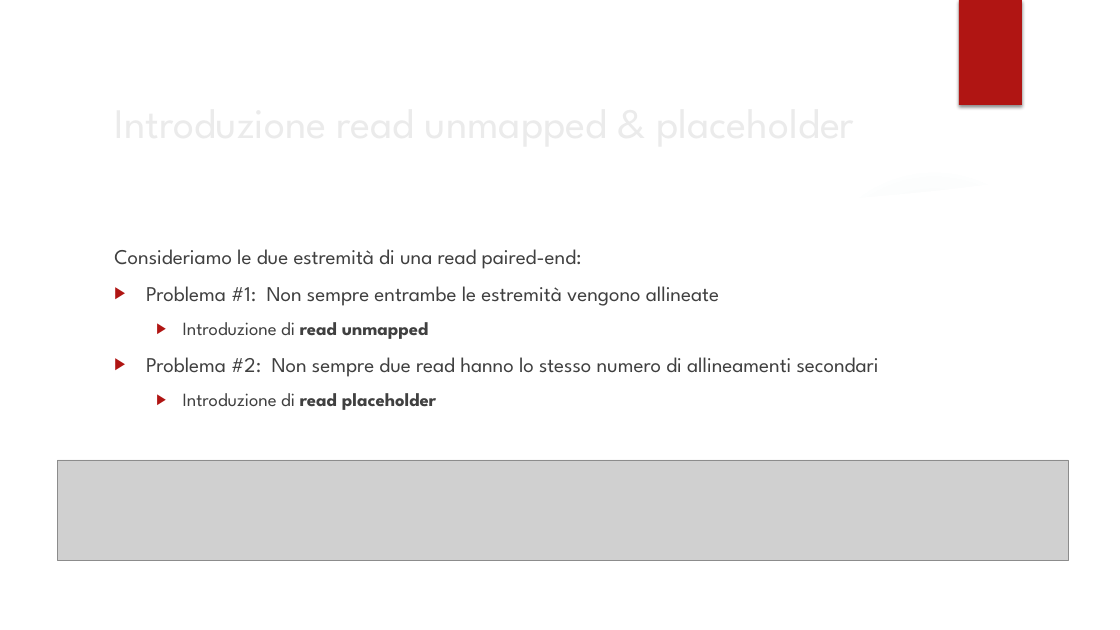
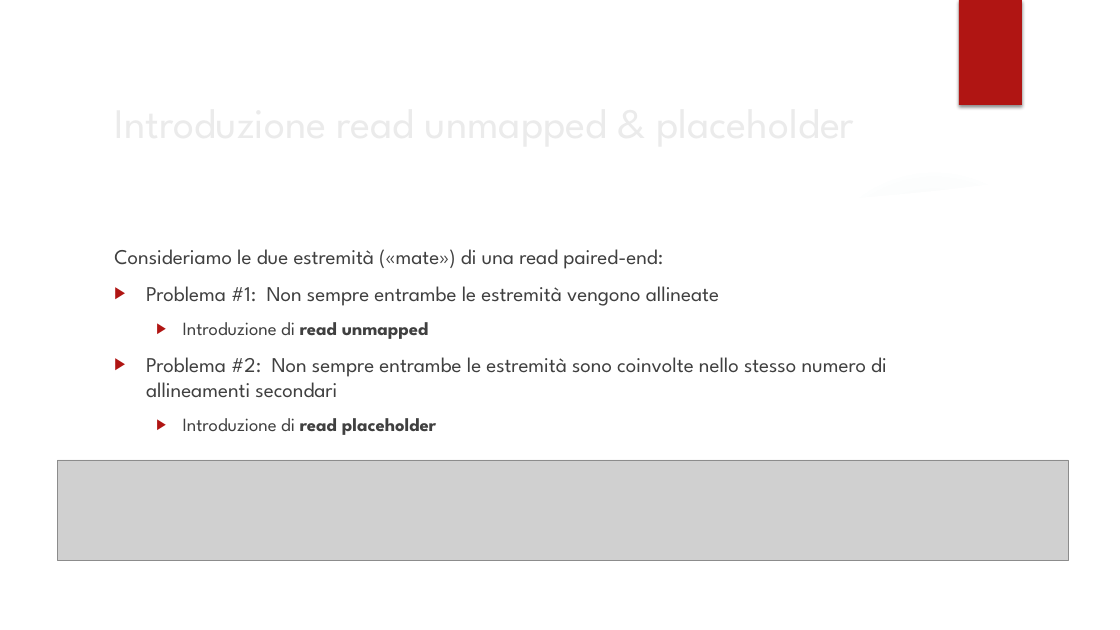
Before and after one commit to HopedWall/TesiTriennaleASGAL, a slide deck: slide 7 of powerpoint/Presentazione.pptx. Drawn at 1120x630 pixels with LibreOffice and Linux fonts; fonts in the diff are those of the drawing; grey boxes stand for pictures; background and template pictures are left out. Boxes give left, top, right and bottom in pixels: in the first picture for what was removed or moved away, otherwise in the second. Text is boxed around its words. In the diff, an @@ line names an element or a change of style, - is before the commit and + after.

```diff
--- a/powerpoint/Presentazione.pptx
+++ b/powerpoint/Presentazione.pptx
@@ text at box(114, 249, 663, 269): text changed @@
-Consideriamo le due estremità di una read paired-end:
+Consideriamo le due estremità («mate») di una read paired-end:
@@ text at box(146, 357, 887, 398): text changed @@
-▶ Problema #2: Non sempre due read hanno lo stesso numero di allineamenti secondari
+▶ Problema #2: Non sempre entrambe le estremità sono coinvolte nello stesso numero di allineamenti secondari
```
Also in this commit, not shown: 6 other slides changed, 3 other files.
